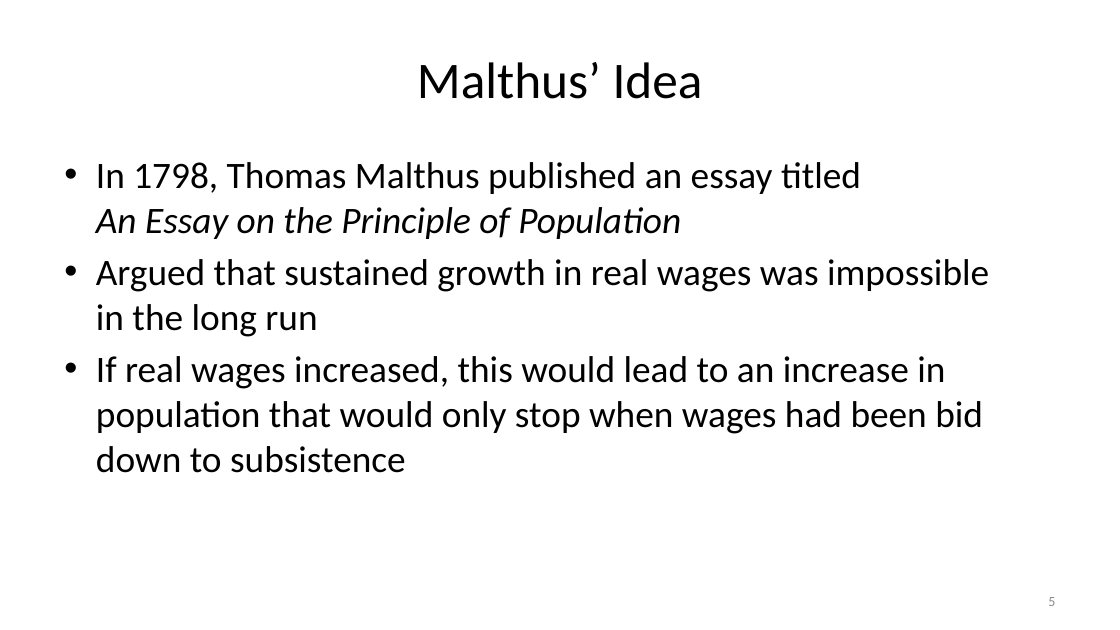
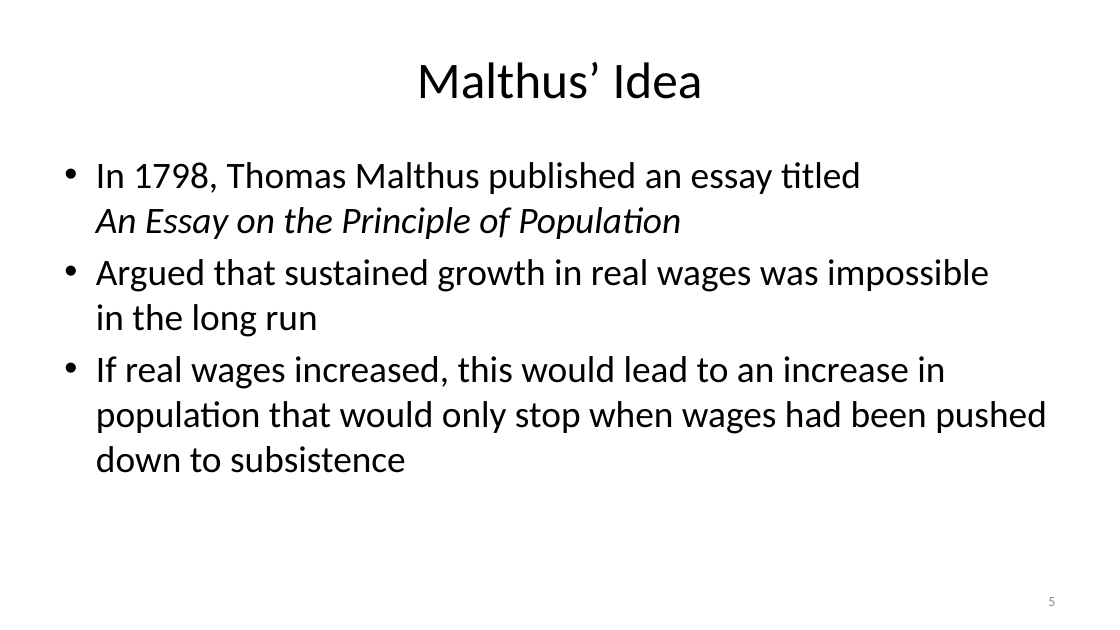
Before and after one commit to jonsteinsson/jonsteinsson.github.io, a slide deck: slide 5 of static/teaching/Lecture06AMalthus.pptx. Drawn at 1120x630 pixels with LibreOffice and Linux fonts; fonts in the diff are those of the drawing. Boxes give left, top, right and bottom in pixels: in the first picture for what was removed or moved away, otherwise in the second. Text is boxed around its words. In the diff, an @@ line names an element or a change of style, - is before the commit and + after.

```diff
--- a/static/teaching/Lecture06AMalthus.pptx
+++ b/static/teaching/Lecture06AMalthus.pptx
@@ text at bbox=[96, 356, 1047, 473]: text changed @@
-• If real wages increased, this would lead to an increase in population that would only stop when wages had been bid down to subsistence
+• If real wages increased, this would lead to an increase in population that would only stop when wages had been pushed down to subsistence
```
Also in this commit, not shown: 1 other slide changed, 17 other files.
